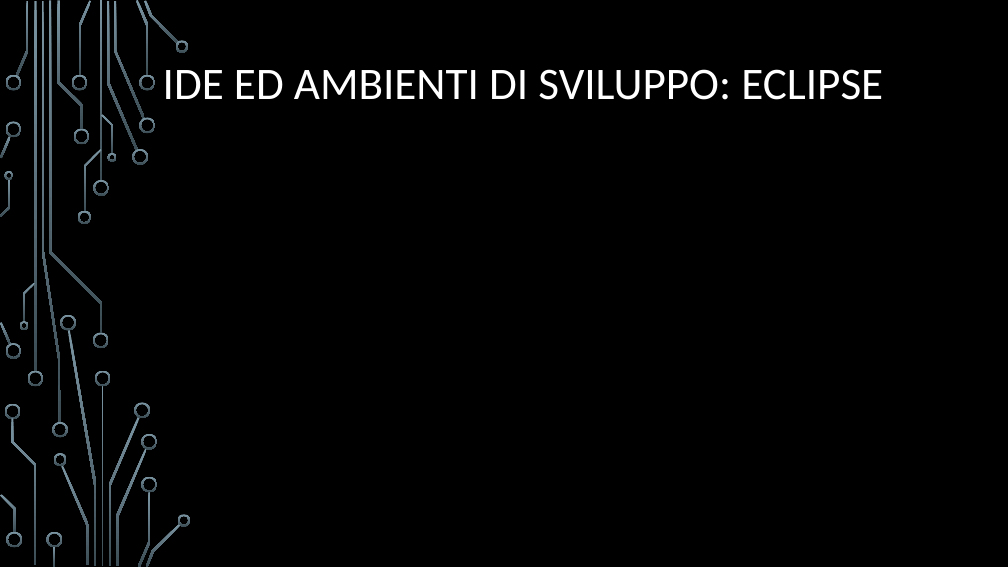
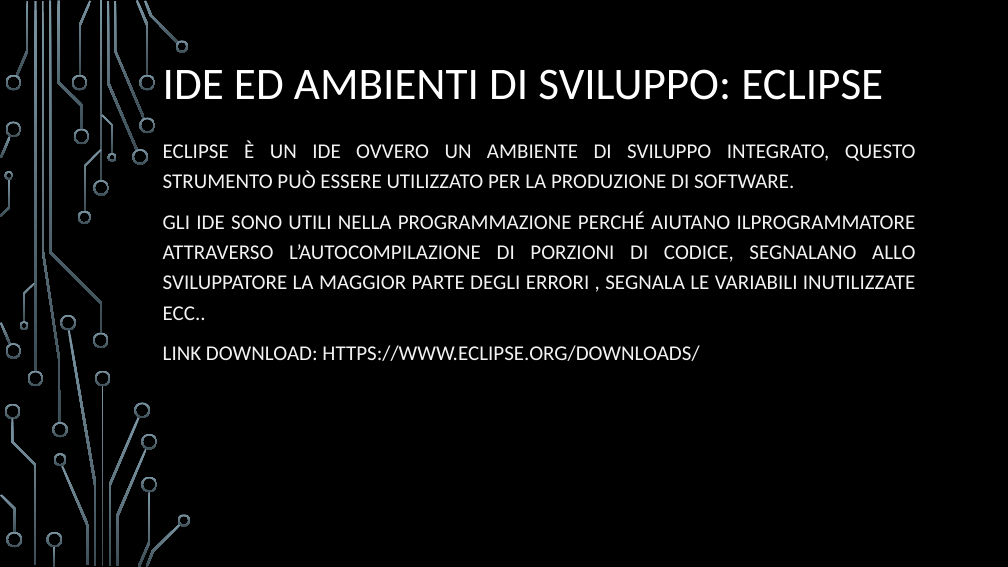
Before and after one commit to Eros-Capo/Corso-Java, a slide deck: slide 87 of Corso Java.pptx (slide 86 before the commit). Drawn at 1008x567 pixels with LibreOffice and Linux fonts; fonts in the diff are those of the drawing; background and template pictures are left out. Boxes give left, top, right and bottom in pixels: in the first picture for what was removed or moved away, otherwise in the second. Text is boxed around its words. In the diff, an @@ line names an element or a change of style, - is before the commit and + after.

Commit message:
Aggiornamento ppt e inserimento link Utili

```diff
--- a/Corso Java.pptx
+++ b/Corso Java.pptx
@@ subtitle added at [163,140,916,361], 20 pt, text #F2F2F2 @@
+ECLIPSE È UN IDE OVVERO UN AMBIENTE DI SVILUPPO INTEGRATO, QUESTO STRUMENTO PUÒ ESSERE UTILIZZATO PER LA PRODUZIONE DI SOFTWARE.
+GLI IDE SONO UTILI NELLA PROGRAMMAZIONE PERCHÉ AIUTANO ILPROGRAMMATORE ATTRAVERSO L’AUTOCOMPILAZIONE DI PORZIONI DI CODICE, SEGNALANO ALLO SVILUPPATORE LA MAGGIOR PARTE DEGLI ERRORI , SEGNALA LE VARIABILI INUTILIZZATE ECC..
+LINK DOWNLOAD: HTTPS://WWW.ECLIPSE.ORG/DOWNLOADS/
```
Also in this commit, not shown: 18 other slides changed, 6 slides added, 2 slides removed, 1 other file.
